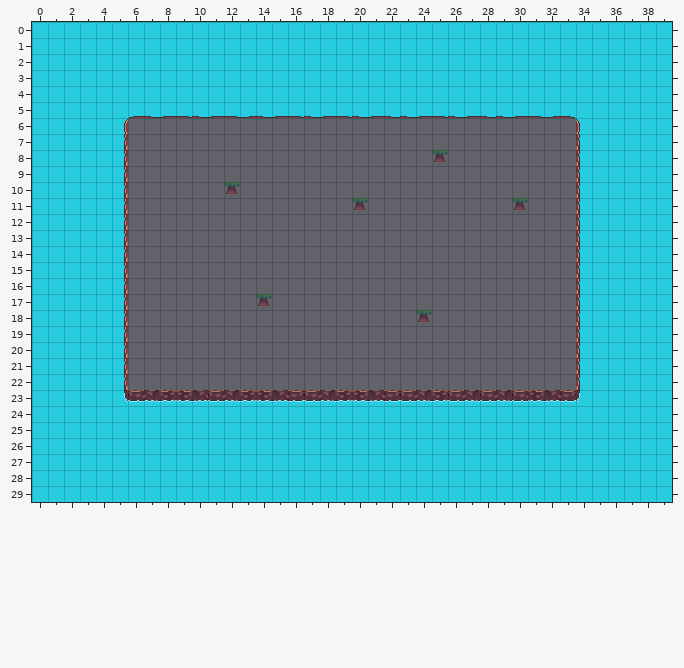
One commit to this Tiled map: CatAngler/assets/images/map.tmx. That is the earlier state.
Cells are 16x16 px. Shown: x 0..39, y 0..29.
Once edited:
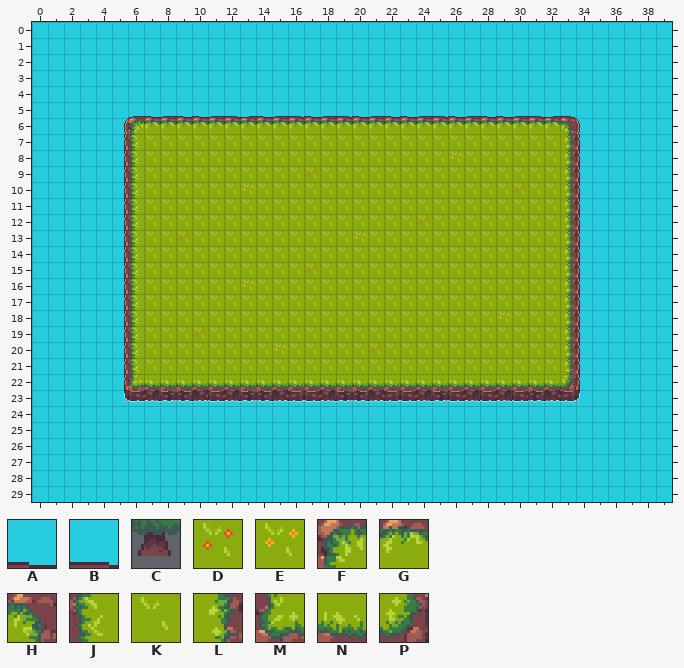
Key: from "floor": A 9, B 11, C 35, D 64, E 81, F 144, G 145, H 146, J 160, K 161, L 162, M 176, N 177, P 178.
_ is an empty cell.
Tiles of an added or newly shown layer are drawn over the layers below it.
Changes in this commit:
Layer "Tile Layer 1" (now shown):
y 5: x 9 _ -> A
y 6: x 6..33 ____________________________ -> FGGGGGGGGGGGGGGGGGGGGGGGGGGH
y 7: x 6..33 ____________________________ -> JKKKKKKKKKKKKKKKKKKKKKKKKKKL
y 8: x 6..33 ____________________________ -> JKKKKKKKKKKKKKKKKKKKEKKKKKKL
y 9: x 6..33 ____________________________ -> JKKKKKKKKKKDKKKKKKKKKKKKKKKL
y 10: x 6..33 ____________________________ -> JKKKKKKEKKKKKKKKKKKKKKKKDKKL
y 11: x 6..33 ____________________________ -> JKKKKKKKKKKKKKKKKKKKKKKKKKKL
y 12: x 6..33 ____________________________ -> JKKKKKKKKKKKKKKKKKDKKKKKKKKL
y 13: x 6..33 ____________________________ -> JKKDKKKKKKKKKKEKKKKKKKKKKKKL
y 14: x 6..33 ____________________________ -> JKKKKKKKKKKKKKKKKKKKKKKKKKKL
y 15: x 6..33 ____________________________ -> JKKKKKKKKKKDKKKKKKKKKKKKKKKL
y 16: x 6..33 ____________________________ -> JKKKKKKEKKKKKKKKKKKKKKKKKKKL
y 17: x 6..33 ____________________________ -> JKKKKKKKKKKKKKKKKKKKKKKKKKKL
y 18: x 6..33 ____________________________ -> JKKKKKKKKKKKKKKKKKKKKKKEKKKL
y 19: x 6..33 ____________________________ -> JKKKDKKKKKKKKKKKKKKKKKKKKKKL
y 20: x 6..33 ____________________________ -> JKKKKKKKKEKKKKKDKKKKKKKKKKKL
y 21: x 6..33 ____________________________ -> JKKKKKKKKKKKKKKKKKKKKKKKKKKL
y 22: x 6..33 ____________________________ -> MNNNNNNNNNNNNNNNNNNNNNNNNNNP
Layer "Collision" (now hidden):
y 5: x 9 B -> _
y 8: x 25 C -> _
y 10: x 12 C -> _
y 11: x 20 C -> _; x 30 C -> _
y 17: x 14 C -> _
y 18: x 24 C -> _
Boxes around the changes in both pictures, in picture pixels (x1, y1, x2, y2):
changed: (128, 116, 576, 390)
